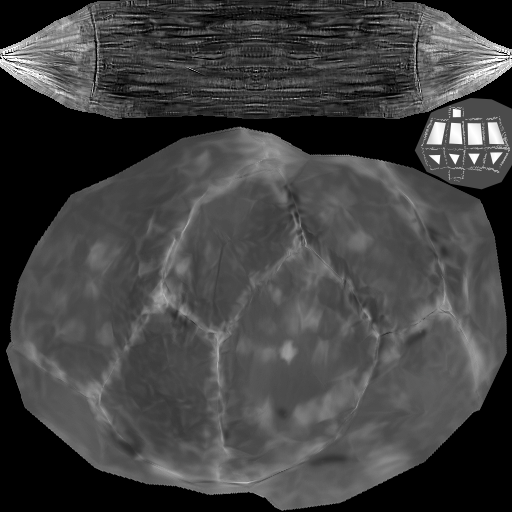
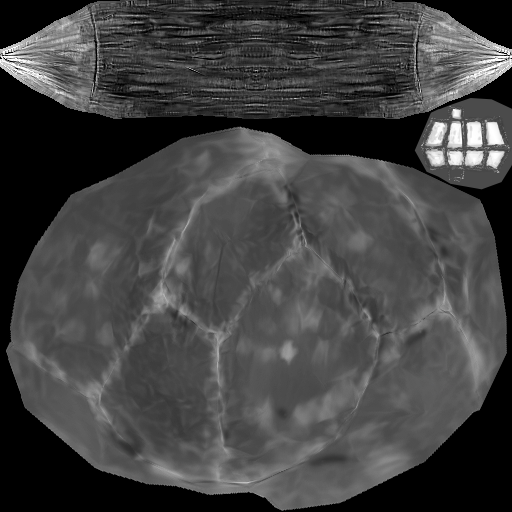
Comparing the layer stacks of the two (512, 512) images. Changes:
painted on "Layer 4" over [422,105,512,180]
